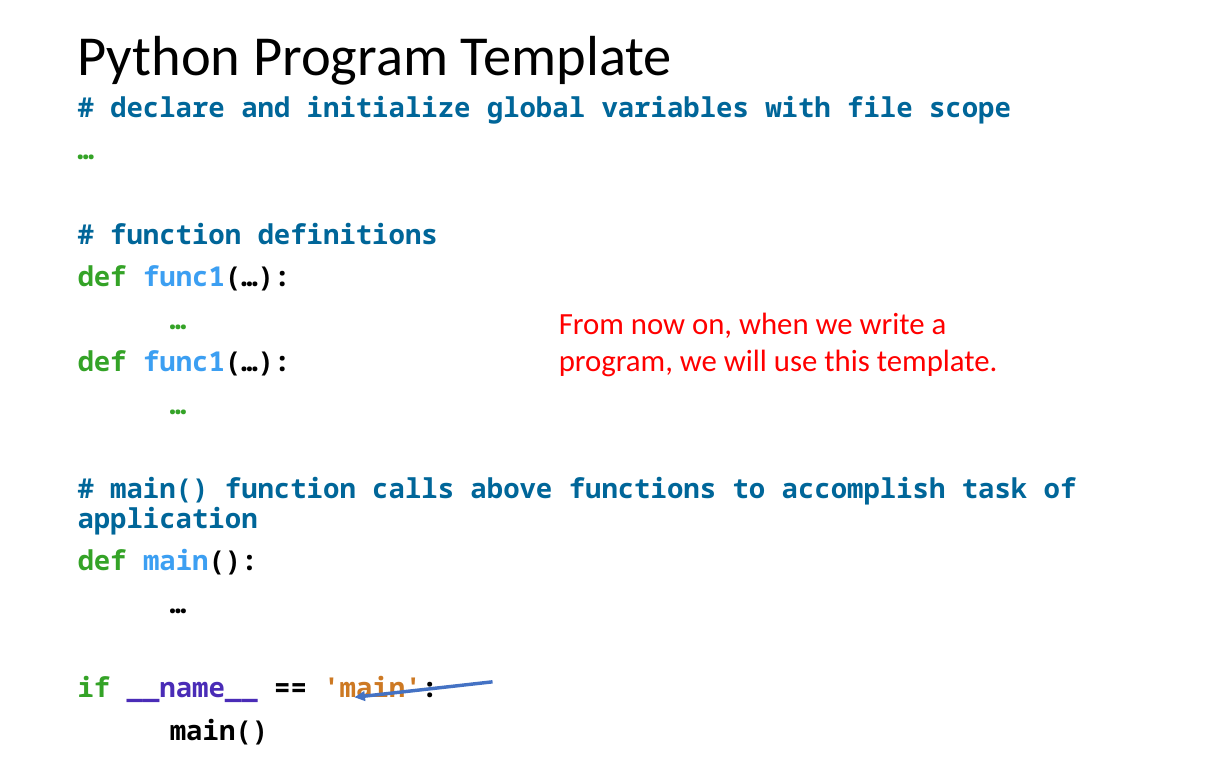
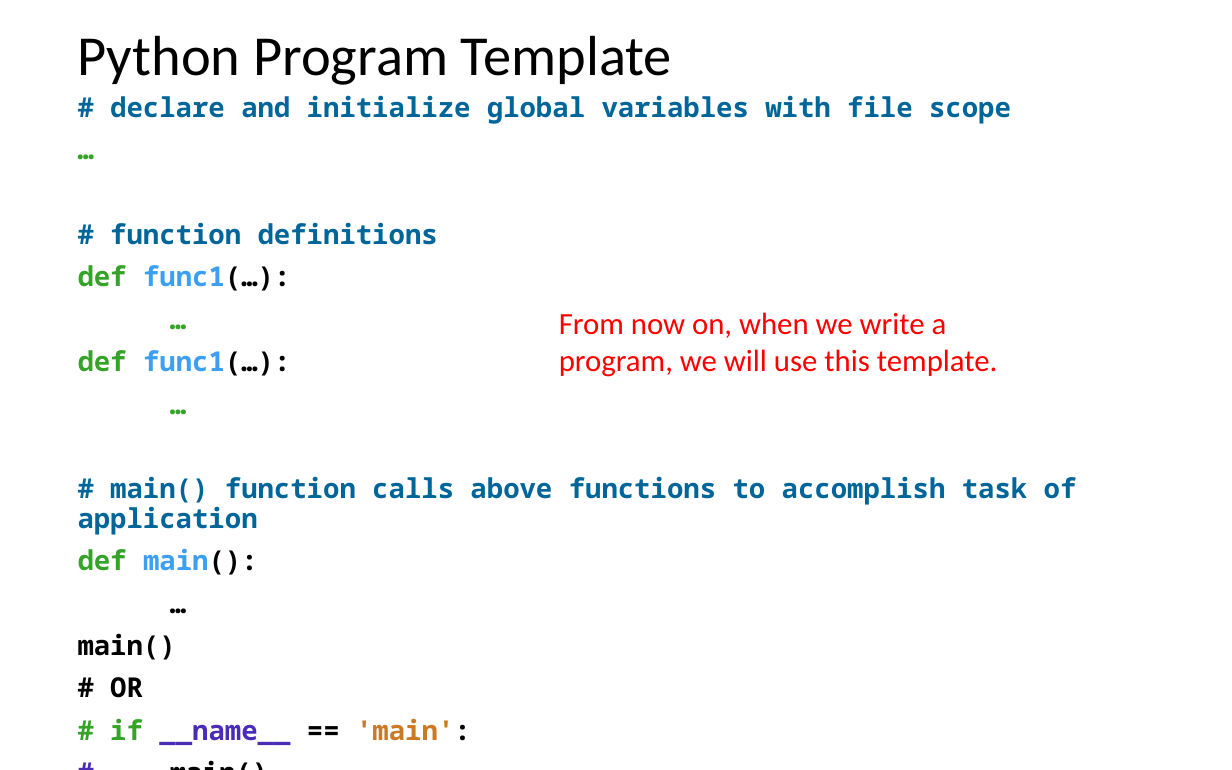
Before and after one commit to LongBaoNguyen/longbaonguyen.github.io, a slide deck: slide 27 of courses/apcsp/lect8.pptx. Drawn at 1232x770 pixels with LibreOffice and Linux fonts; fonts in the diff are those of the drawing. Boxes give left, top, right and bottom in pixels: in the first picture for what was removed or moved away, otherwise in the second. Text is boxed around its words. In the diff, an @@ line names an element or a change of style, - is before the commit and + after.

```diff
--- a/courses/apcsp/lect8.pptx
+++ b/courses/apcsp/lect8.pptx
@@ text at box(78, 676, 438, 702): paragraph removed @@
-if __name__ == 'main':
@@ text at box(110, 677, 471, 745): paragraphs added @@
+# OR
+# if __name__ == 'main':
+# main()
@@ arrow removed from (493, 681) to (355, 697) @@
```
Also in this commit, not shown: 7 other slides changed, 1 slide added, 1 slide removed, 7 other files.
